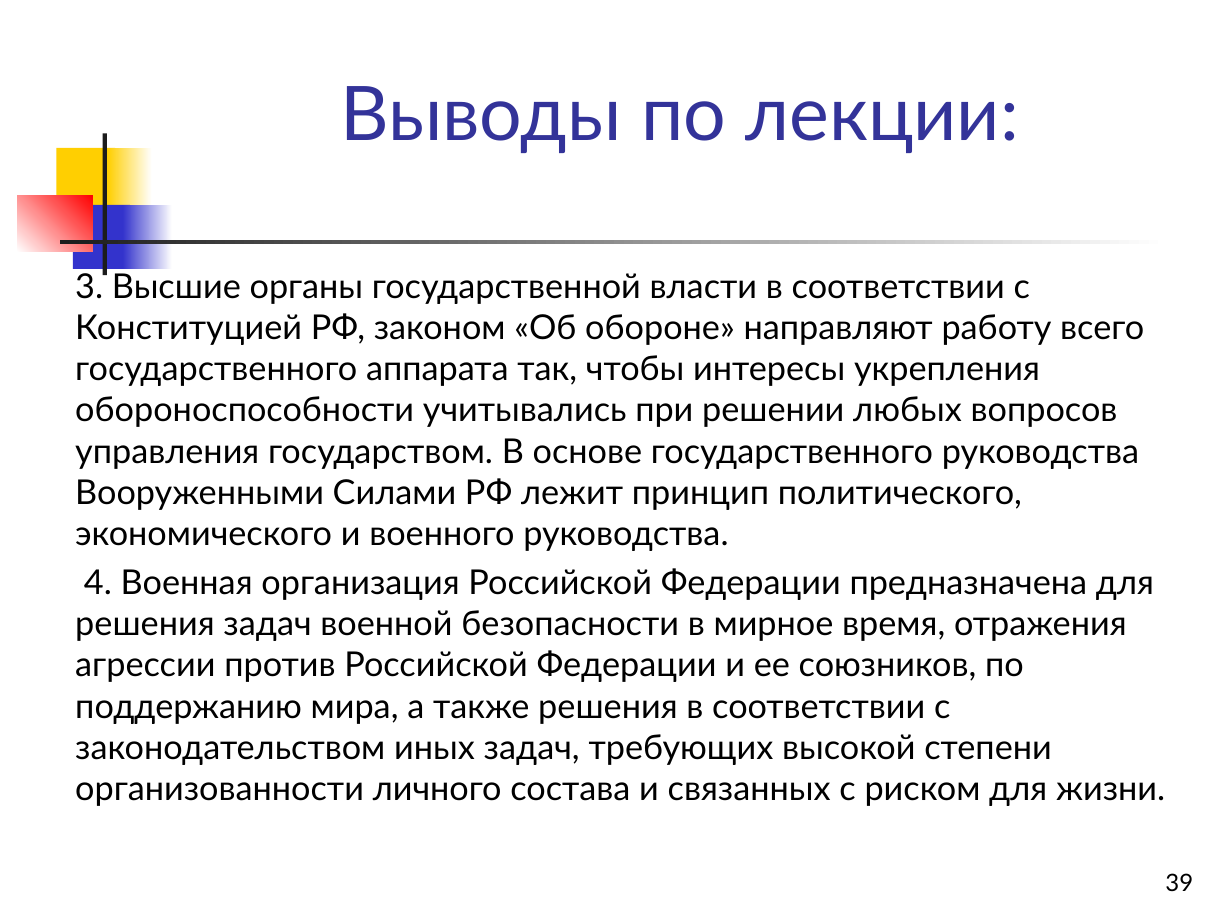
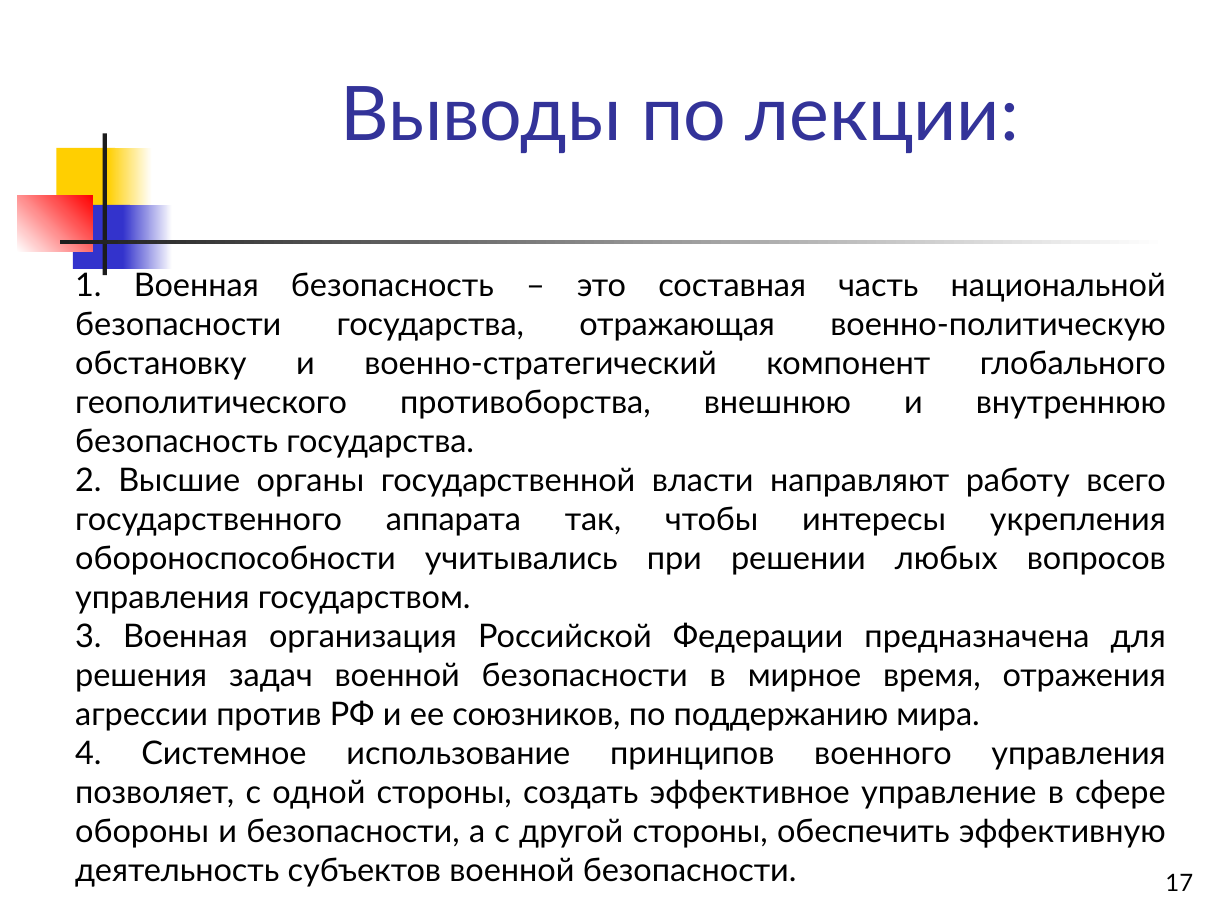
Before and after one commit to shahzod20000901/Storage, a slide deck: slide 17 of Правоведение/Комплект 5.ppt (slide 39 before the commit). Drawn at 1232x924 pixels with LibreOffice and Linux fonts; fonts in the diff are those of the drawing. Boxes give left, top, right and bottom in pixels: in the first picture for what was removed or moved away, otherwise in the second. Text is boxed around its words. In the diff, an @@ line names an element or a change of style, - is before the commit and + after.

```diff
--- a/Правоведение/Комплект 5.ppt
+++ b/Правоведение/Комплект 5.ppt
@@ text at box(75, 268, 1166, 887): text changed; size 20 to 19 pt @@
-3. Высшие органы государственной власти в соответствии с Конституцией РФ, законом «Об обороне» направляют работу всего государственного аппарата так, чтобы интересы укрепления обороноспособности учитывались при решении любых вопросов управления государством. В основе государственного руководства Вооруженными Силами РФ лежит принцип политического, экономического и военного руководства.
-4. Военная организация Российской Федерации предназначена для решения задач военной безопасности в мирное время, отражения агрессии против Российской Федерации и ее союзников, по поддержанию мира, а также решения в соответствии с законодательством иных задач, требующих высокой степени организованности личного состава и связанных с риском для жизни.
+1. Военная безопасность – это составная часть национальной безопасности государства, отражающая военно-политическую обстановку и военно-стратегический компонент глобального геополитического противоборства, внешнюю и внутреннюю безопасность государства.
+2. Высшие органы государственной власти направляют работу всего государственного аппарата так, чтобы интересы укрепления обороноспособности учитывались при решении любых вопросов управления государством.
+3. Военная организация Российской Федерации предназначена для решения задач военной безопасности в мирное время, отражения агрессии против РФ и ее союзников, по поддержанию мира.
+4. Системное использование принципов военного управления позволяет, с одной стороны, создать эффективное управление в сфере обороны и безопасности, а с другой стороны, обеспечить эффективную деятельность субъектов военной безопасности.
@@ page number at box(1165, 873, 1193, 891): text changed @@
-39
+17
```
Also in this commit, not shown: 5 other slides changed, 9 slides added, 33 slides removed, 5 other files.
